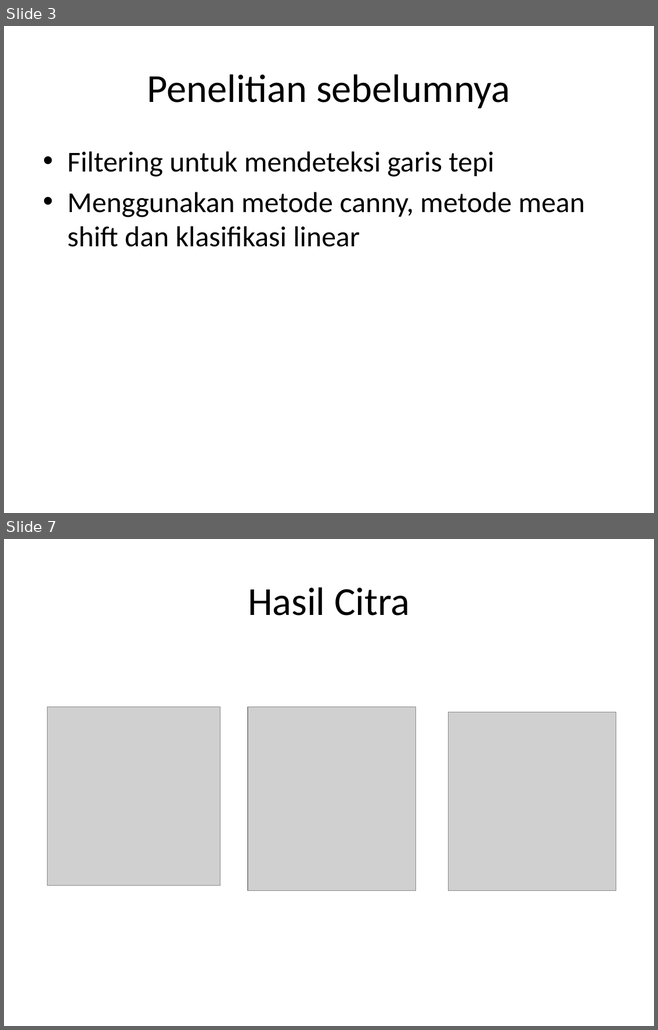
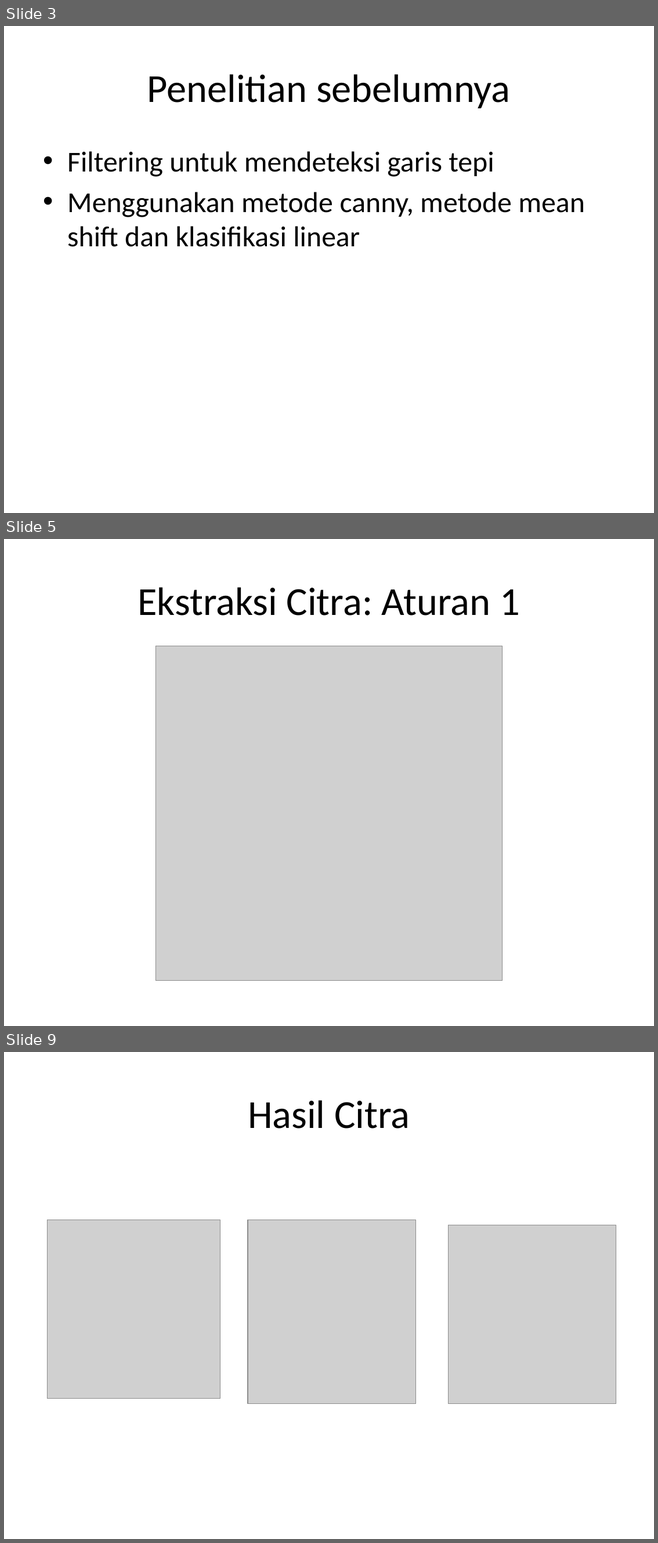
Before and after one commit to tbalci/pln-pcd, a slide deck: presentasi PCD.pptx. Shown one above the other, each under a label of ours: slides 3 and 7 before the commit, slides 3, 5 and 9 after it; the slides between them are not shown. The pictures are 658x1030 and 658x1543 pixels, drawn with LibreOffice and Linux fonts; fonts in the diff are those of the drawing; grey boxes stand for pictures. Boxes give left, top, right and bottom in pixels: in the first picture for what was removed or moved away, otherwise in the second. Text is boxed around its words. In the diff, an @@ line names an element or a change of style, - is before the commit and + after.

```diff
--- a/presentasi PCD.pptx
+++ b/presentasi PCD.pptx
@@ slide 5 added at (4,539,654,1026), background #FFFFFF @@
@@ title added at (137,587,520,616), 44 pt, text #000000 @@
+Ekstraksi Citra: Aturan 1
@@ picture added at (155,646,502,981) @@
@@ what was slide 7 is now slide 9 @@
```
Also in this commit, not shown: 5 slides changed, 7 other slides added, 2 slides removed.
